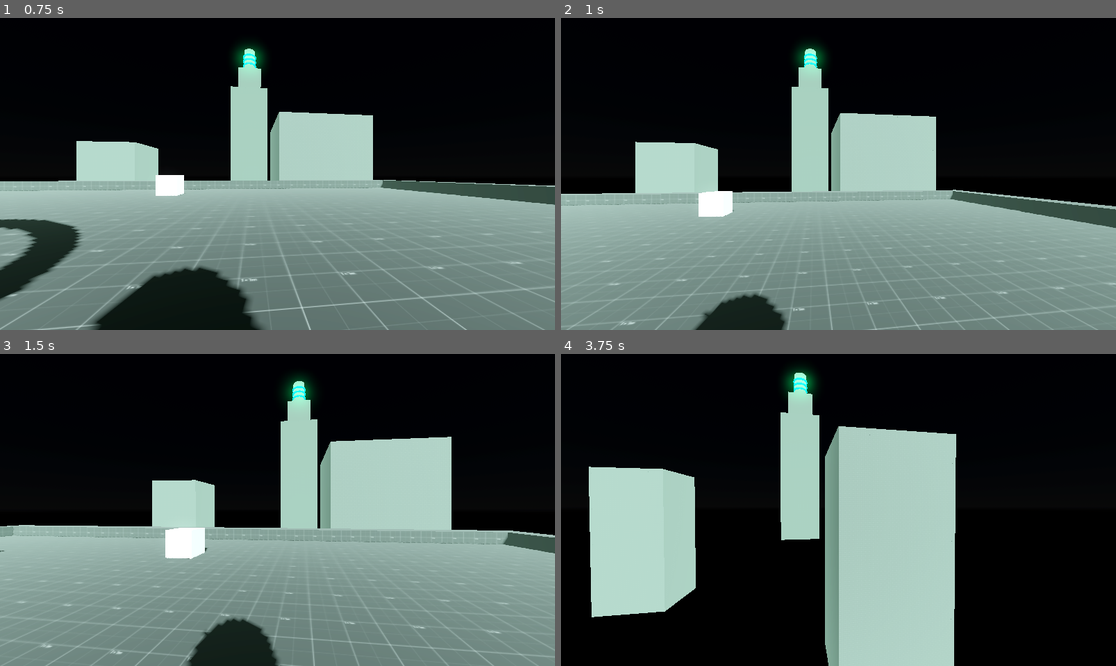
Above: before the commit, frames 1-4 (two rows, left to right).
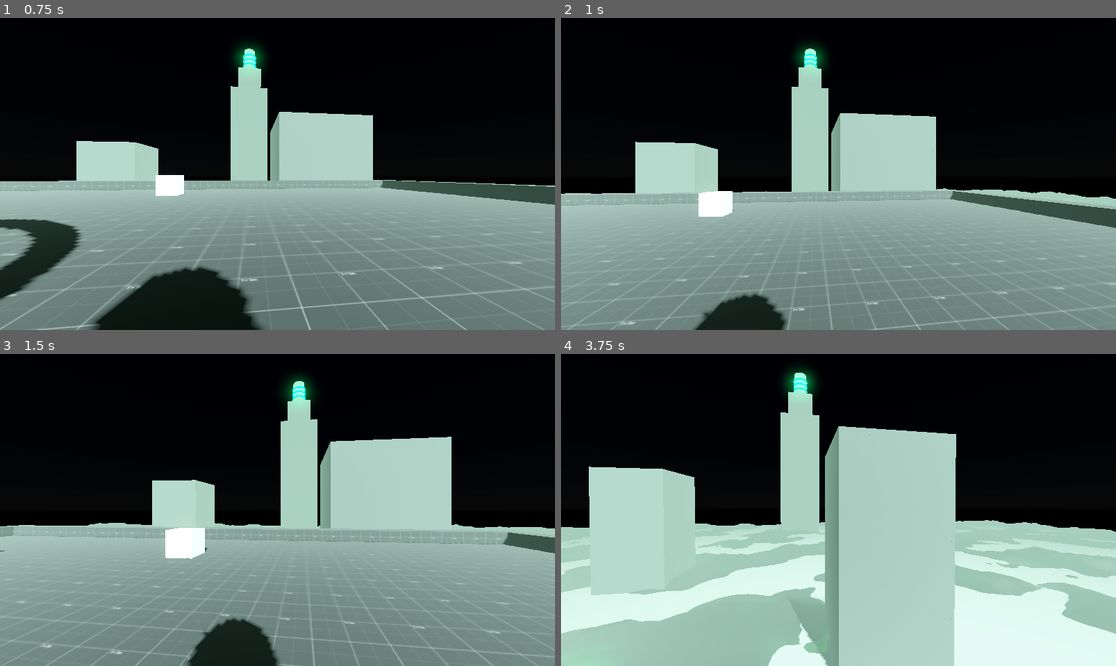
Above: after the commit, the same moments.

Repository: RuffledPlume/GWF-78
Game: Godot game, scene res://Levels/Sandbox.tscn
The game is run twice, just before and just after one commit, with the same random seed, the same clock (stepped at 60 frames per second) and the same inputs.
Inputs (mouse positions are in pixels of both pictures, inside the frame that each line leads up to):
- Up to frame 1 (0.75 s): tap Enter at 0.5 s; move the mouse to (305, 174) at 0.52 s; hold W (Forward) from 0.53 s (still down); click (305, 174) at 0.6 s
- Up to frame 2 (1 s): keep holding W (Forward); tap Space (Jump) at 0.77 s
- Up to frame 3 (1.5 s): keep holding W (Forward); move the mouse to (249, 510) at 1.27 s; click (249, 510) at 1.35 s
- Up to frame 4 (3.75 s): keep holding W (Forward); tap Space (Jump) at 1.52, 3.02 s; move the mouse to (849, 503) at 2.02 s; click (849, 503) at 2.1 s; move the mouse to (832, 516) at 2.77 s; click (832, 516) at 2.85 s; move the mouse to (877, 513) at 3.52 s; click (877, 513) at 3.6 s

Frame 1 is identical in both runs. In frame 2, 0.5% of the frame differs, in the area x 0-100%, y 54-61%; in frame 3, 0.5%; in frame 4, 30%, in the area x 0-100%, y 53-100%.

Commit message:
Re added Fog & Cloud barrier

Diff:
--- a/Levels/Sandbox.tscn
+++ b/Levels/Sandbox.tscn
@@ -1,7 +1,9 @@
-[gd_scene load_steps=16 format=3 uid="uid://datu3rc6g2iod"]
+[gd_scene load_steps=18 format=3 uid="uid://datu3rc6g2iod"]
 
 [ext_resource type="Texture2D" uid="uid://dt48n212okjo6" path="res://Materials/prototype-texture-with-size.png" id="1_chle4"]
 [ext_resource type="PackedScene" uid="uid://dikcrsr171oyg" path="res://Prefabs/Player.tscn" id="2_k8lnm"]
+[ext_resource type="PackedScene" uid="uid://co51g5vsdgrm0" path="res://Prefabs/FogBarrier.tscn" id="3_jf1dm"]
+[ext_resource type="PackedScene" uid="uid://cqldusysobkbt" path="res://Prefabs/cloud_barrier.tscn" id="4_tisy8"]
 [ext_resource type="PackedScene" uid="uid://fnvvxl6bxw5h" path="res://Prefabs/interaction_test.tscn" id="5_cqemu"]
 [ext_resource type="PackedScene" uid="uid://c0k1dgeaxg3v7" path="res://Prefabs/teleporter.tscn" id="5_lvwsf"]
 
@@ -391,6 +393,10 @@
 omni_range = 32.422
 omni_attenuation = -0.375
 
+[node name="FogBarrier" parent="." instance=ExtResource("3_jf1dm")]
+
+[node name="CloudBarrier" parent="." instance=ExtResource("4_tisy8")]
+
 [node name="InteractionTest" parent="." instance=ExtResource("5_cqemu")]
 transform = Transform3D(1, 0, 0, 0, 1, 0, 0, 0, 1, 0, 51, -10)
 
--- a/Shader/CloudPath.tres
+++ b/Shader/CloudPath.tres
@@ -144,7 +144,6 @@
 
 }
 "
-graph_offset = Vector2(-348.165, 13.4502)
 nodes/vertex/2/node = SubResource("VisualShaderNodeTexture_lwny3")
 nodes/vertex/2/position = Vector2(16.8674, 222.211)
 nodes/vertex/3/node = SubResource("VisualShaderNodeUVFunc_51ueq")
--- a/Shader/FogBarrier.tres
+++ b/Shader/FogBarrier.tres
@@ -394,7 +394,6 @@
 
 }
 "
-graph_offset = Vector2(-364.394, -96.8664)
 nodes/vertex/0/position = Vector2(640, 0)
 nodes/vertex/2/node = SubResource("VisualShaderNodeTexture_po02v")
 nodes/vertex/2/position = Vector2(-520, -280)
